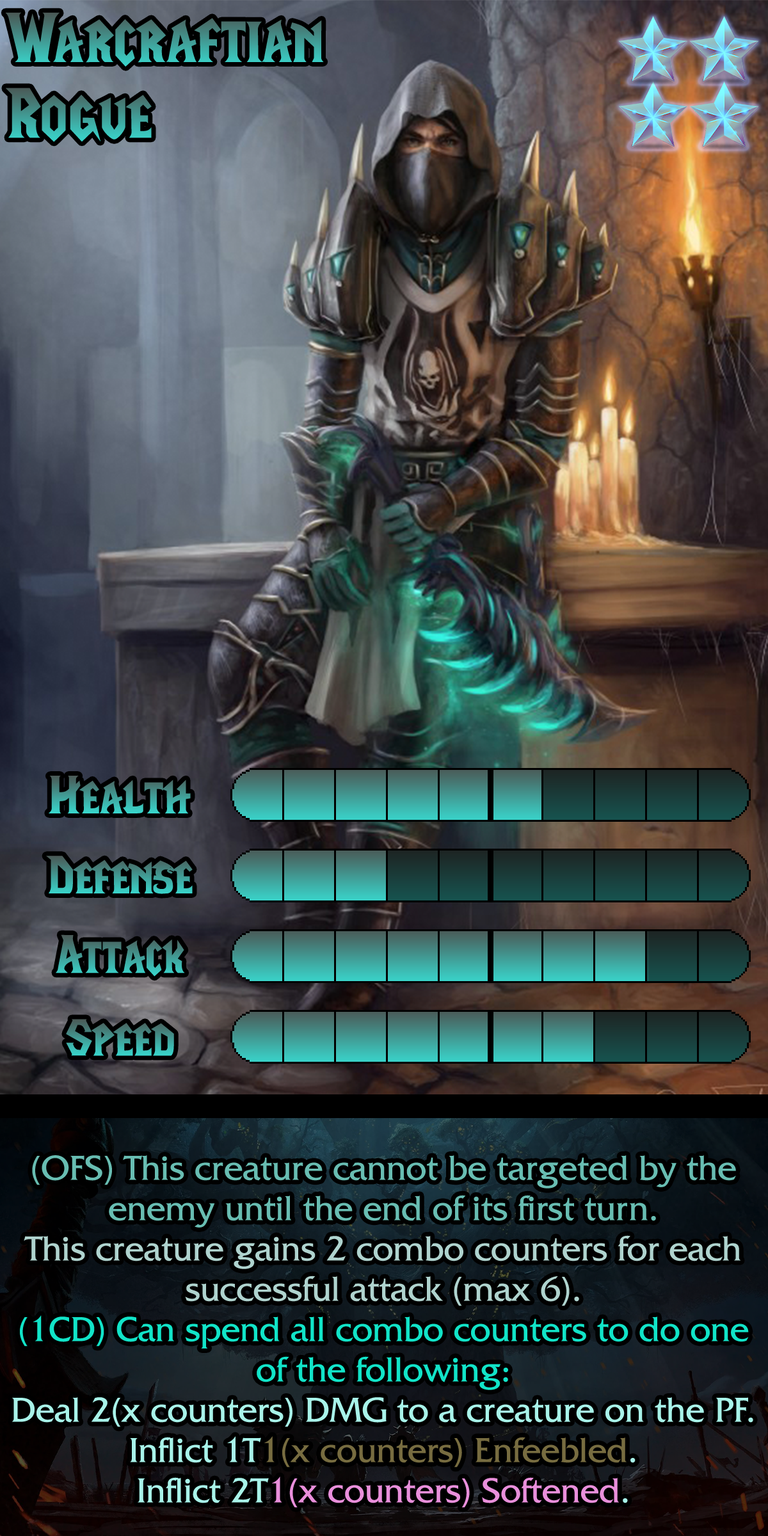
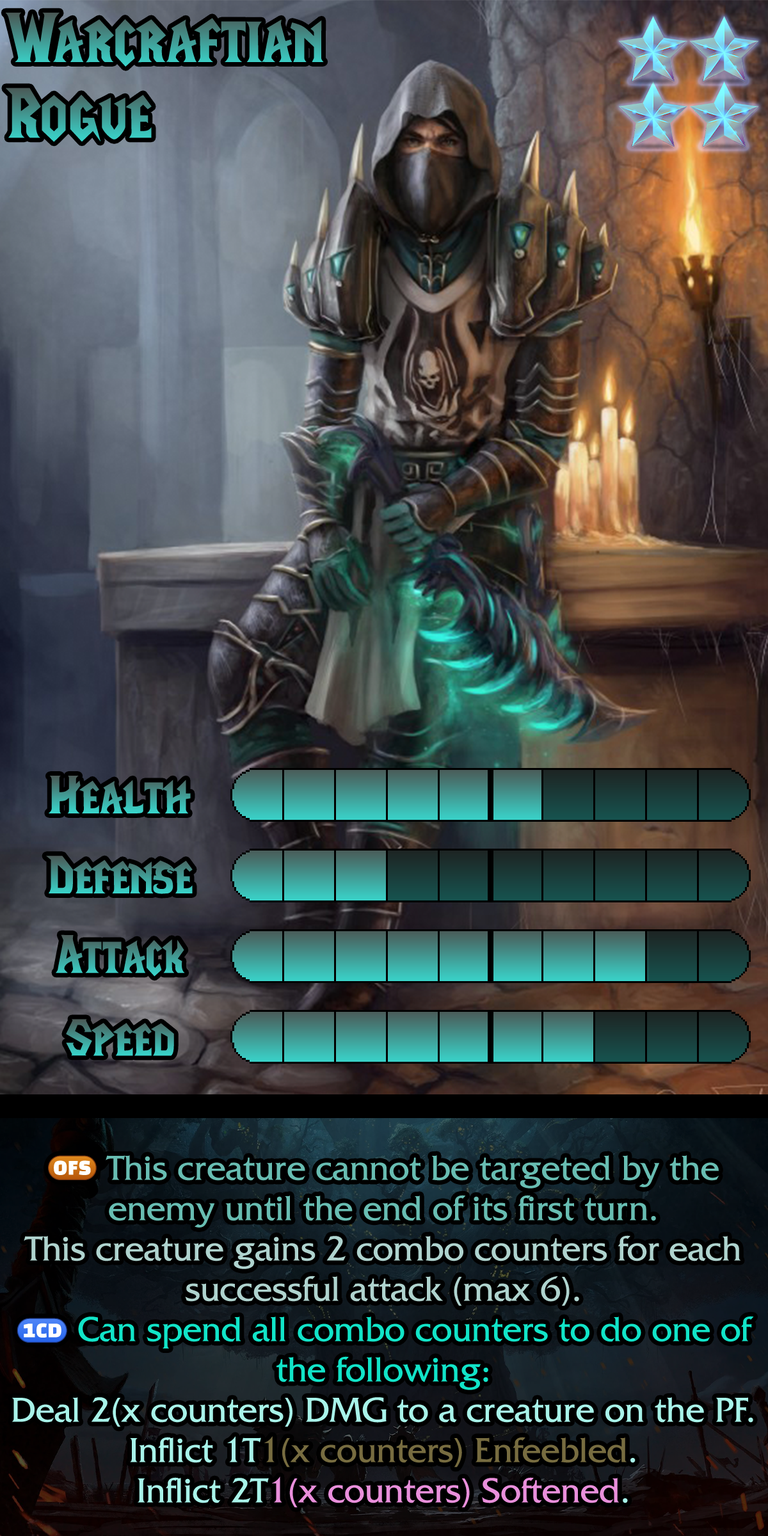
Layer changes from the first 768x1536 image to the second:
painted on "Ability" over [16, 1155, 754, 1504]
